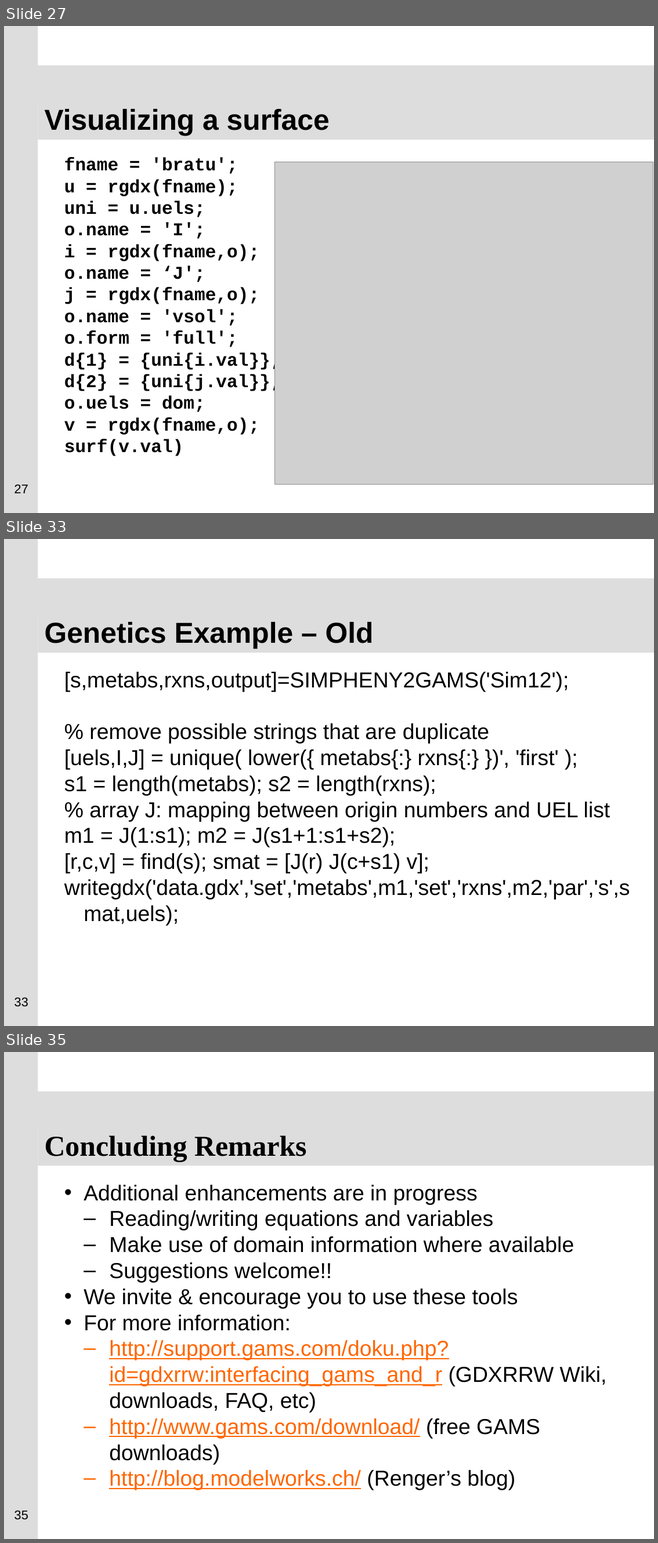
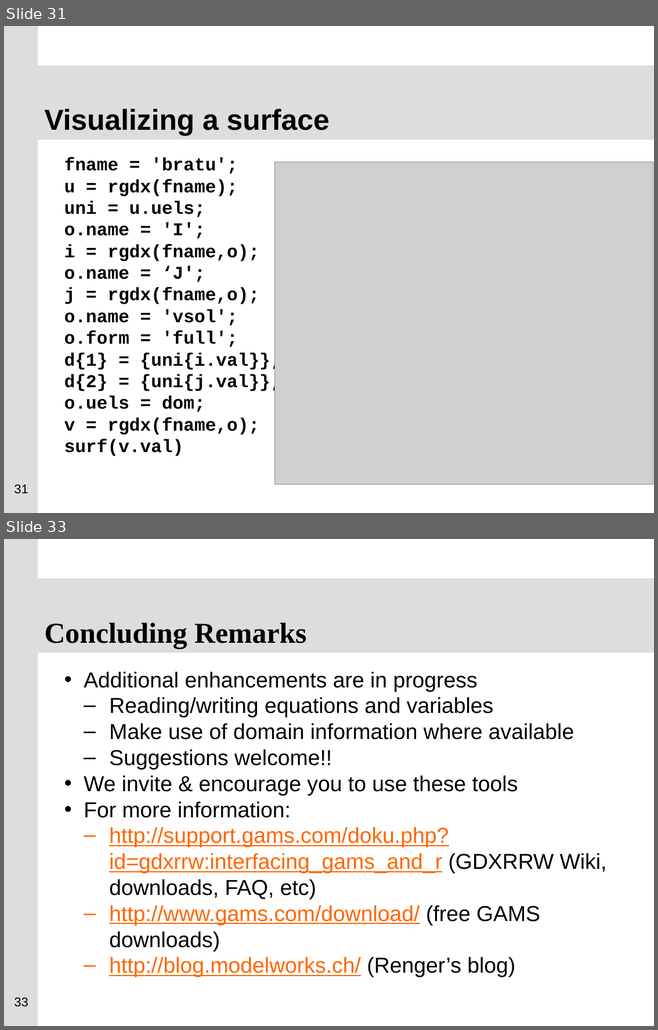
Before and after one commit to GAMS-dev/gdxrrw, a slide deck: sandbox/ISMP_Berlin_2012_GDXRRW.pptx. Shown one above the other, each under a label of ours: slides 27, 33 and 35 before the commit, slides 31 and 33 after it; the slides between them are not shown. The pictures are 658x1543 and 658x1030 pixels, drawn with LibreOffice and Linux fonts; fonts in the diff are those of the drawing; grey boxes stand for pictures; background and template pictures are left out. Boxes give left, top, right and bottom in pixels: in the first picture for what was removed or moved away, otherwise in the second. Text is boxed around its words. In the diff, an @@ line names an element or a change of style, - is before the commit and + after.

```diff
--- a/sandbox/ISMP_Berlin_2012_GDXRRW.pptx
+++ b/sandbox/ISMP_Berlin_2012_GDXRRW.pptx
@@ slide 33 removed at (4,539,654,1026), background #FFFFFF; not listed: 2 template elements that a slide beside it also shows @@
@@ title removed at (38,610,654,653) @@
-Genetics Example – Old
@@ text removed at (64,672,630,926) @@
-[s,metabs,rxns,output]=SIMPHENY2GAMS('Sim12');
-% remove possible strings that are duplicate
-[uels,I,J] = unique( lower({ metabs{:} rxns{:} })', 'first' );
-s1 = length(metabs); s2 = length(rxns);
-% array J: mapping between origin numbers and UEL list
-m1 = J(1:s1); m2 = J(s1+1:s1+s2);
-[r,c,v] = find(s); smat = [J(r) J(c+s1) v];
-writegdx('data.gdx','set','metabs',m1,'set','rxns',m2,'par','s',smat,uels);
@@ page number removed at (14,997,28,1007) @@
-33
@@ what was slide 27 is now slide 31 @@
@@ page number at (14,484,28,494): text changed @@
-27
+31
@@ what was slide 35 is now slide 33 @@
@@ page number at (14,997,28,1007): text changed @@
-35
+33
```
Also in this commit, not shown: 3 slides changed, 5 slides added, 6 other slides removed.
